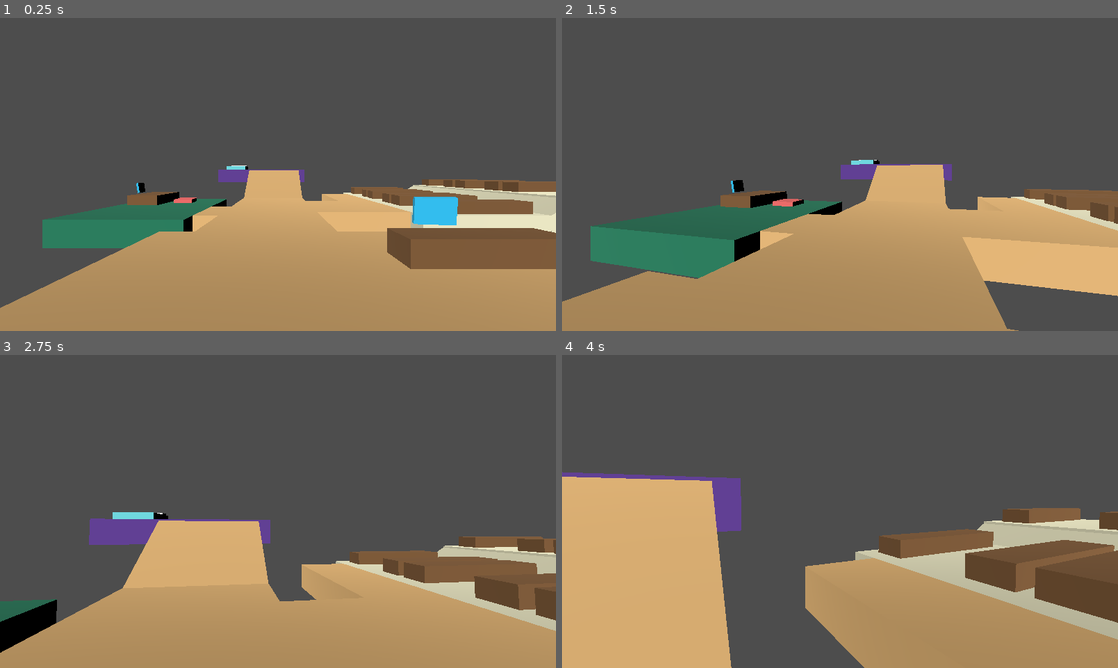
Above: before the commit, frames 1-4 (two rows, left to right).
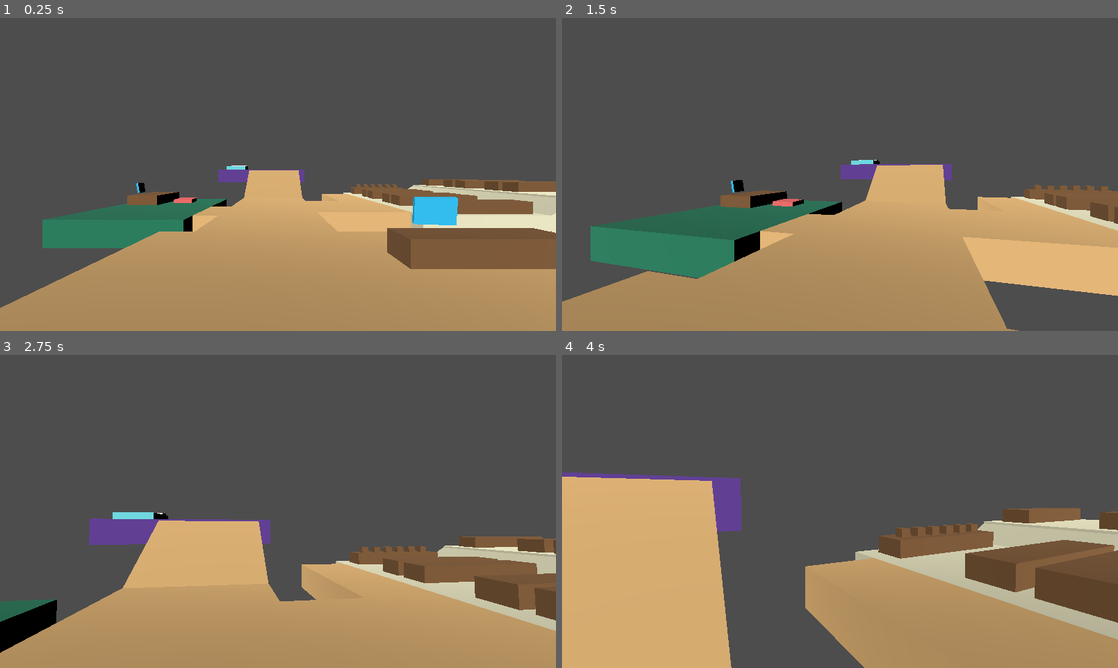
Above: after the commit, the same moments.

Repository: JakeDaSpud/the-budshack
Game: Godot game, scene res://Scenes/Levels/Demo_Shop.tscn
The game is run twice, just before and just after one commit, with the same random seed, the same clock (stepped at 60 frames per second) and the same inputs.
Inputs (mouse positions are in pixels of both pictures, inside the frame that each line leads up to):
- Up to frame 1 (0.25 s): no input
- Up to frame 2 (1.5 s): tap Enter at 0.5 s; move the mouse to (867, 174) at 0.52 s; hold W (Move_Forward) from 0.53 s (still down); tap E (Interact) at 0.6, 1.35 s; move the mouse to (812, 174) at 1.27 s
- Up to frame 3 (2.75 s): keep holding W (Move_Forward); move the mouse to (289, 505) at 2.02 s; tap E (Interact) at 2.1 s
- Up to frame 4 (4 s): keep holding W (Move_Forward); move the mouse to (834, 517) at 2.77 s; tap E (Interact) at 2.85, 3.6 s; move the mouse to (878, 514) at 3.52 s

The runs differ from the first frame. In frame 1, less than 0.1% of the frame differs, in the area x 64-72%, y 53-55%; in frame 2, 0.1%; in frame 3, 0.2%; in frame 4, 0.3%, in the area x 60-75%, y 53-58%.

Commit message:
:sparkles: added Dandelion resource, made Flower resource, game.gd, flower spawning KIND OF works

Diff:
--- /dev/null
+++ b/Assets/Meshes/Proto/flower_head_proto.tscn
@@ -0,0 +1,12 @@
+[gd_scene load_steps=2 format=3 uid="uid://ro7yyfeiwwo6"]
+
+[ext_resource type="PackedScene" uid="uid://dy4otvrbth4k6" path="res://Assets/Meshes/Proto/flower_stem_proto.tscn" id="1_o51ij"]
+
+[node name="FlowerStemProto" type="Node3D"]
+
+[node name="FlowerStemProto" parent="." instance=ExtResource("1_o51ij")]
+visible = false
+
+[node name="CSGBox3D" type="CSGBox3D" parent="."]
+transform = Transform3D(1, 0, 0, 0, 0.5, 0.866025, 0, -0.866025, 0.5, 0, 1.1299, -0.075)
+size = Vector3(1, 0.3, 1)
--- /dev/null
+++ b/Assets/Meshes/Proto/flower_stem_proto.tscn
@@ -0,0 +1,8 @@
+[gd_scene format=3 uid="uid://dy4otvrbth4k6"]
+
+[node name="FlowerStemProto" type="Node3D"]
+
+[node name="CSGCylinder3D" type="CSGCylinder3D" parent="."]
+transform = Transform3D(1, 0, 0, 0, 1, 0, 0, 0, 1, 0, 0.5, 0)
+radius = 0.25
+height = 1.0
--- /dev/null
+++ b/Data/Flowers/Dandelion.tres
@@ -0,0 +1,19 @@
+[gd_resource type="Resource" script_class="Flower" load_steps=4 format=3 uid="uid://4vecata3vwbc"]
+
+[ext_resource type="PackedScene" uid="uid://ro7yyfeiwwo6" path="res://Assets/Meshes/Proto/flower_head_proto.tscn" id="1_jlw04"]
+[ext_resource type="Script" uid="uid://cr3bpvakt2csj" path="res://Scripts/flower.gd" id="1_mpbth"]
+[ext_resource type="PackedScene" uid="uid://dy4otvrbth4k6" path="res://Assets/Meshes/Proto/flower_stem_proto.tscn" id="3_ia1go"]
+
+[resource]
+script = ExtResource("1_mpbth")
+name = "Dandelion"
+value = 5.0
+growth_stage = 0
+growth_interval_days = 1
+watered_today = false
+season = 1
+head_model = ExtResource("1_jlw04")
+stem_model = ExtResource("3_ia1go")
+natural_colours = Array[String](["YELLOW", "WHITE"])
+stem_colour = "GREEN"
+metadata/_custom_type_script = "uid://cr3bpvakt2csj"
--- /dev/null
+++ b/Data/game.gd
@@ -0,0 +1,12 @@
+extends Node
+
+## Seasons Enum
+enum SEASONS {
+	UNASSIGNED = 0,
+	SPRING = 1,
+	SUMMER = 2,
+	AUTUMN = 3,
+	WINTER = 4
+};
+
+var dandelion : Flower = load("res://Data/Flowers/Dandelion.tres");
--- /dev/null
+++ b/Scenes/Entities/FlowerPot.tscn
@@ -0,0 +1,19 @@
+[gd_scene load_steps=3 format=3 uid="uid://c3r4s0hqcy53r"]
+
+[ext_resource type="Script" uid="uid://ch2pxvv70i10u" path="res://Scenes/Entities/flower_pot.gd" id="1_2nrm7"]
+
+[sub_resource type="CylinderShape3D" id="CylinderShape3D_2nrm7"]
+height = 0.5
+radius = 0.3
+
+[node name="FlowerPot" type="CSGBox3D"]
+size = Vector3(0.3, 0.3, 0.3)
+script = ExtResource("1_2nrm7")
+
+[node name="CollisionShape3D" type="CollisionShape3D" parent="."]
+transform = Transform3D(1, 0, 0, 0, 1, 0, 0, 0, 1, 0, 0.05, 0)
+shape = SubResource("CylinderShape3D_2nrm7")
+debug_color = Color(0.937661, 1.70383e-05, 0.627019, 0.42)
+
+[node name="FlowerSpawn" type="Node3D" parent="."]
+transform = Transform3D(1, 0, 0, 0, 1, 0, 0, 0, 1, 0, 0.147562, 0)
--- /dev/null
+++ b/Scenes/Entities/flower_pot.gd
@@ -0,0 +1,50 @@
+extends CSGBox3D
+
+@export var current_flower : Flower;
+
+func _process(delta):
+	if Input.is_mouse_button_pressed(MOUSE_BUTTON_RIGHT):
+		plantFlower(GAME.dandelion);
+
+func plantFlower(flower : Flower) -> void:
+	print_debug("Planting Flower : " + flower.name);
+	spawnFlower(flower);
+
+func spawnFlower(flower : Flower) -> void:
+	# Instantiate "res://Assets/Meshes/Proto/flower_head_proto.tscn" and "res://Assets/Meshes/Proto/flower_stem_proto.tscn" at $FlowerSpawn
+
+	var flower_spawn : Node3D = $FlowerSpawn;
+
+	# Spawn Stem
+	if flower.stem_model:
+		var stem_instance = flower.stem_model.instantiate();
+		var mat := StandardMaterial3D.new();
+		mat.albedo_color = flower.get_colour_from_name(flower.stem_colour);
+
+		if (stem_instance is MeshInstance3D):
+			stem_instance.set_surface_override_material(0, mat);
+
+		flower_spawn.add_child(stem_instance);
+
+	# Spawn Head
+	if flower.head_model:
+		var head_instance = flower.head_model.instantiate();
+		var mat := StandardMaterial3D.new();
+		mat.albedo_color = flower.get_colour_from_name(flower.natural_colours.pick_random());
+
+		if (head_instance is MeshInstance3D):
+			head_instance.set_surface_override_material(0, mat);
+
+		flower_spawn.add_child(head_instance);
+
+	current_flower = flower;
+
+func destroyFlower() -> void:
+	# Check if I have a Flower
+	if (current_flower == null):
+		return;
+
+	# Delete the Stem and Head
+
+	# Remove current Flower
+	current_flower = null;
--- a/Scenes/Levels/Demo_Shop.tscn
+++ b/Scenes/Levels/Demo_Shop.tscn
@@ -1,6 +1,7 @@
-[gd_scene load_steps=17 format=3 uid="uid://bv0hmpx62pmim"]
+[gd_scene load_steps=18 format=3 uid="uid://bv0hmpx62pmim"]
 
 [ext_resource type="PackedScene" uid="uid://dxt67peh04g4q" path="res://Scenes/Entities/Player.tscn" id="1_lra4e"]
+[ext_resource type="PackedScene" uid="uid://c3r4s0hqcy53r" path="res://Scenes/Entities/FlowerPot.tscn" id="1_u2a08"]
 
 [sub_resource type="StandardMaterial3D" id="StandardMaterial3D_lra4e"]
 albedo_color = Color(0.957109, 0.764215, 0.494263, 1)
@@ -133,10 +134,28 @@
 material_override = SubResource("StandardMaterial3D_stba4")
 size = Vector3(2, 1, 6)
 
-[node name="shop desk2" type="CSGBox3D" parent="demoFloors/garden01"]
+[node name="PlanterTable" type="CSGBox3D" parent="demoFloors/garden01"]
 transform = Transform3D(1, 0, 0, 0, 1, 0, 0, 0, 1, 11.5785, 0.201172, -25.1103)
 material_override = SubResource("StandardMaterial3D_u2a08")
 size = Vector3(4, 0.597656, 1)
+
+[node name="FlowerPot" parent="demoFloors/garden01/PlanterTable" instance=ExtResource("1_u2a08")]
+transform = Transform3D(1, 0, 0, 0, 1, 0, 0, 0, 1, -1.5, 0.4, 0)
+
+[node name="FlowerPot2" parent="demoFloors/garden01/PlanterTable" instance=ExtResource("1_u2a08")]
+transform = Transform3D(1, 0, 0, 0, 1, 0, 0, 0, 1, -0.9, 0.4, 0)
+
+[node name="FlowerPot3" parent="demoFloors/garden01/PlanterTable" instance=ExtResource("1_u2a08")]
+transform = Transform3D(1, 0, 0, 0, 1, 0, 0, 0, 1, -0.3, 0.4, 0)
+
+[node name="FlowerPot4" parent="demoFloors/garden01/PlanterTable" instance=ExtResource("1_u2a08")]
+transform = Transform3D(1, 0, 0, 0, 1, 0, 0, 0, 1, 0.3, 0.4, 0)
+
+[node name="FlowerPot5" parent="demoFloors/garden01/PlanterTable" instance=ExtResource("1_u2a08")]
+transform = Transform3D(1, 0, 0, 0, 1, 0, 0, 0, 1, 0.9, 0.4, 0)
+
+[node name="FlowerPot6" parent="demoFloors/garden01/PlanterTable" instance=ExtResource("1_u2a08")]
+transform = Transform3D(1, 0, 0, 0, 1, 0, 0, 0, 1, 1.5, 0.4, 0)
 
 [node name="shop desk3" type="CSGBox3D" parent="demoFloors/garden01"]
 transform = Transform3D(1, 0, 0, 0, 1, 0, 0, 0, 1, 11.5785, 0.201172, -22.1103)
--- a/Scripts/flower.gd
+++ b/Scripts/flower.gd
@@ -1,14 +1,5 @@
 extends Resource
 class_name Flower
-
-## Seasons Enum
-enum SEASONS {
-	UNASSIGNED = 0,
-	SPRING = 1,
-	SUMMER = 2,
-	AUTUMN = 3,
-	WINTER = 4
-};
 
 ## Flower Rarity Enum
 enum FLOWER_RARITY {
@@ -59,17 +50,17 @@
 @export var watered_today : bool = false;
 
 ## What Season the Flower belongs to
-@export var season : SEASONS = SEASONS.UNASSIGNED;
+@export var season : GAME.SEASONS = GAME.SEASONS.UNASSIGNED;
 
 # Head and Stem Models
-@export var head_model : Mesh;
-@export var stem_model : Mesh;
+@export var head_model : PackedScene;
+@export var stem_model : PackedScene;
 
 ## What Colours the Flower's Petal Model can be (naturally)
-@export var natural_colours : Array[Color] = [COLOURS.UNASSIGNED];
+@export var natural_colours : Array[String] = ["UNASSIGNED"];
 
 ## Colour of the Stem Model
-@export var stem_colour : Color = COLOURS.UNASSIGNED;
+@export var stem_colour : String = "UNASSIGNED";
 
 # ---------- FUNCTIONS ----------
 
@@ -94,8 +85,5 @@
 		# Reset current_growth for the next growth_stage
 		current_growth = 0;
 
-func set_head_colour(new_colour : Color) -> void:
-	head_model.mesh.material.albedo_color = new_colour;
-
-func set_stem_colour(new_colour : Color) -> void:
-	stem_model.mesh.material.albedo_color = new_colour;
+func get_colour_from_name(name : String) -> Color:
+	return COLOURS.get(name);
--- a/project.godot
+++ b/project.godot
@@ -18,6 +18,7 @@
 [autoload]
 
 CONFIG="*res://Data/config.gd"
+GAME="*res://Data/game.gd"
 
 [display]
 
Not shown, added: Data/game.gd.uid
Not shown, added: Scenes/Entities/flower_pot.gd.uid
